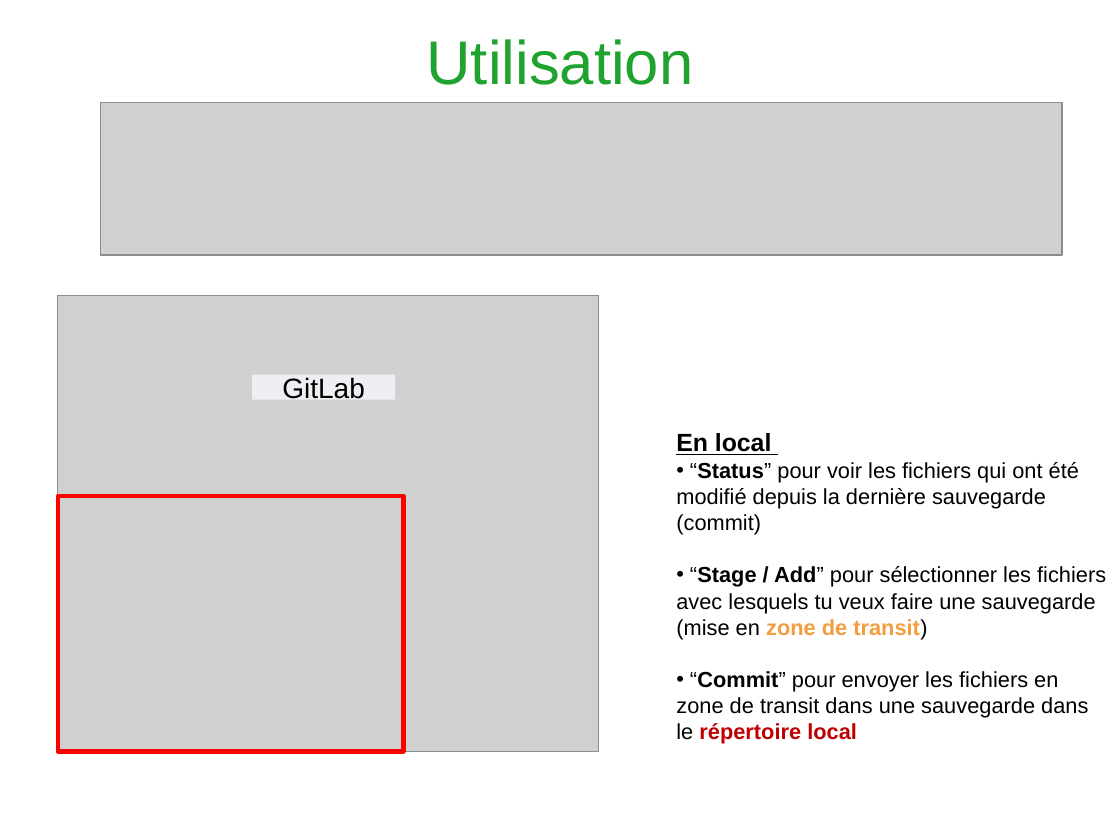
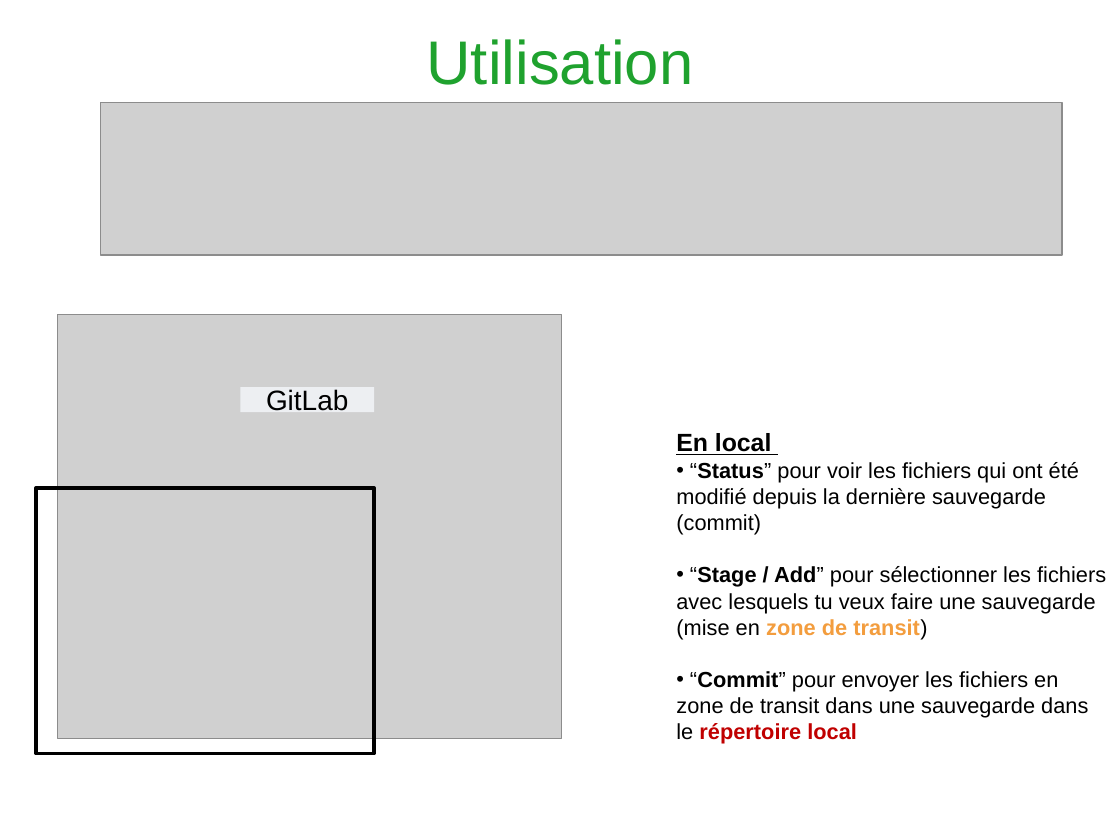
Before and after one commit to Heuclin/Git-sur-Rstudio, a slide deck: slide 15 of Présentation_gitlab_Rstudio.pptx. Drawn at 1120x840 pixels with LibreOffice and Linux fonts; fonts in the diff are those of the drawing; grey boxes stand for pictures; background and template pictures are left out. Boxes give left, top, right and bottom in pixels: in the first picture for what was removed or moved away, otherwise in the second. Text is boxed around its words. In the diff, an @@ line names an element or a change of style, - is before the commit and + after.

```diff
--- a/Présentation_gitlab_Rstudio.pptx
+++ b/Présentation_gitlab_Rstudio.pptx
@@ picture: place and size @@
-picture at [58,296,599,752]
+picture at [58,315,562,739]
@@ rectangle "GitLab": place and size @@
-rectangle "GitLab" at [252,374,395,399]
+rectangle "GitLab" at [241,388,375,412]
@@ rectangle: place and size @@
-rectangle at [58,496,403,752]
+rectangle at [36,488,374,754]
@@ rectangle at [36,488,374,754]: outline #FF0000 3 pt to #000000 2.25 pt @@
```
Also in this commit, not shown: 3 other files.
